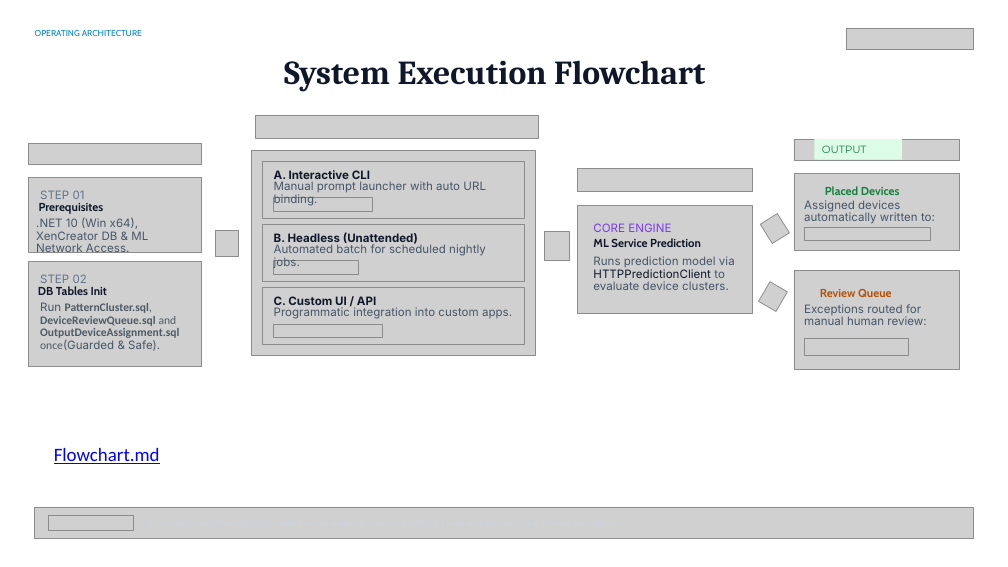
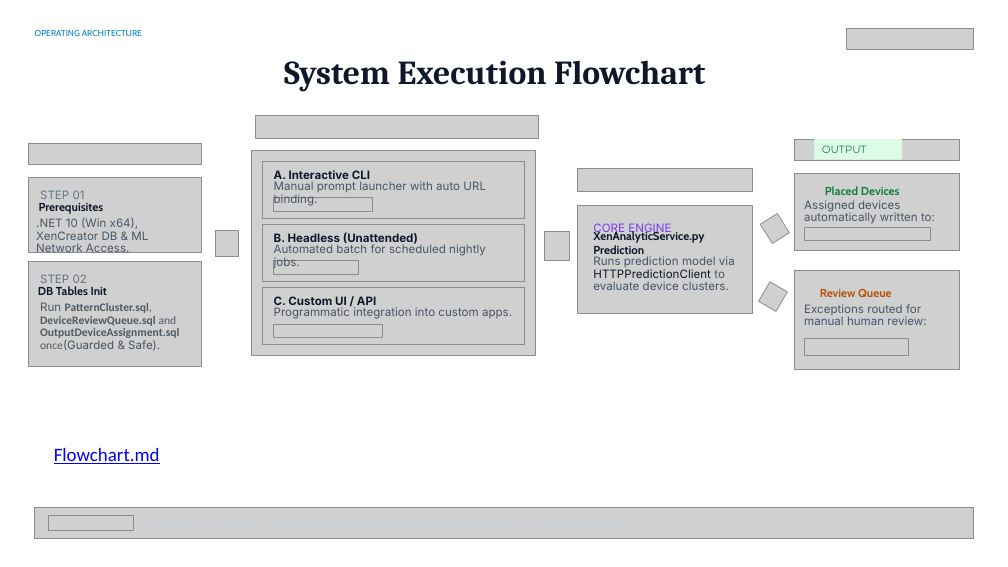
Before and after one commit to Syaziyah30/DeviceCluster, a slide deck: slide 13 of Reference/DeviceIdentifierProgress.pptx. Drawn at 1008x567 pixels with LibreOffice and Linux fonts; fonts in the diff are those of the drawing; grey boxes stand for pictures; background and template pictures are left out. Boxes give left, top, right and bottom in pixels: in the first picture for what was removed or moved away, otherwise in the second. Text is boxed around its words. In the diff, an @@ line names an element or a change of style, - is before the commit and + after.

```diff
--- a/Reference/DeviceIdentifierProgress.pptx
+++ b/Reference/DeviceIdentifierProgress.pptx
@@ text at (593, 230, 704, 257): text changed @@
-ML Service Prediction
+XenAnalyticService.py Prediction
```
Also in this commit, not shown: 6 other slides changed, 4 other files.
